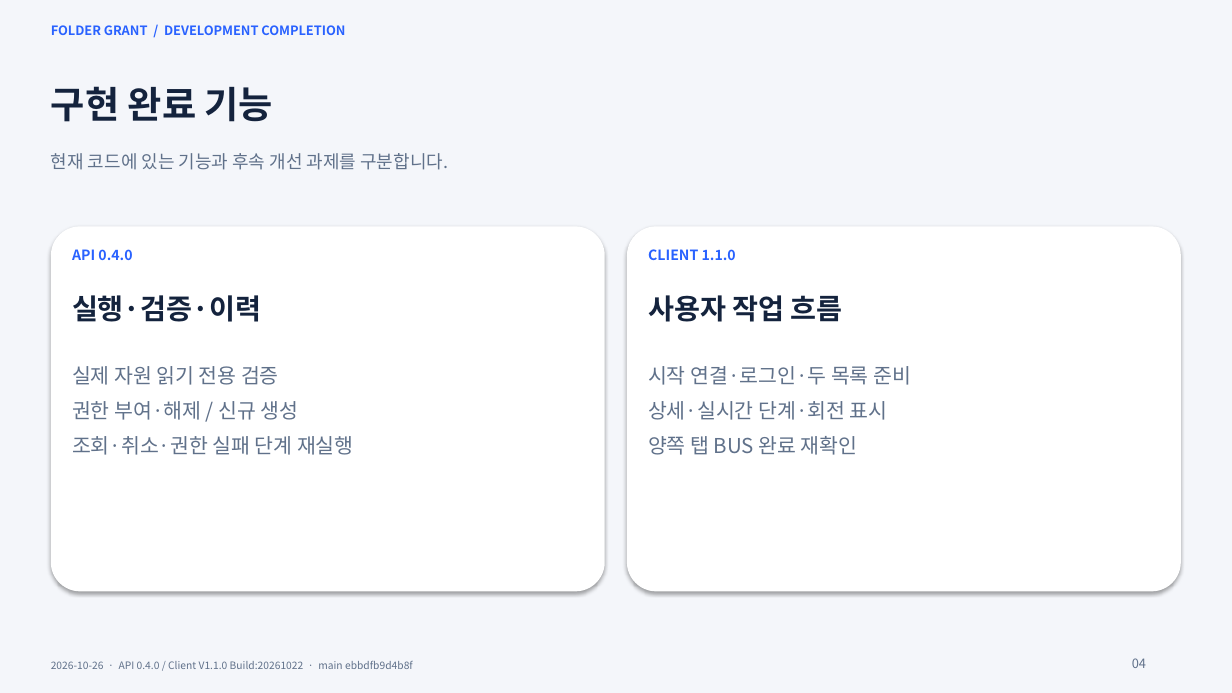
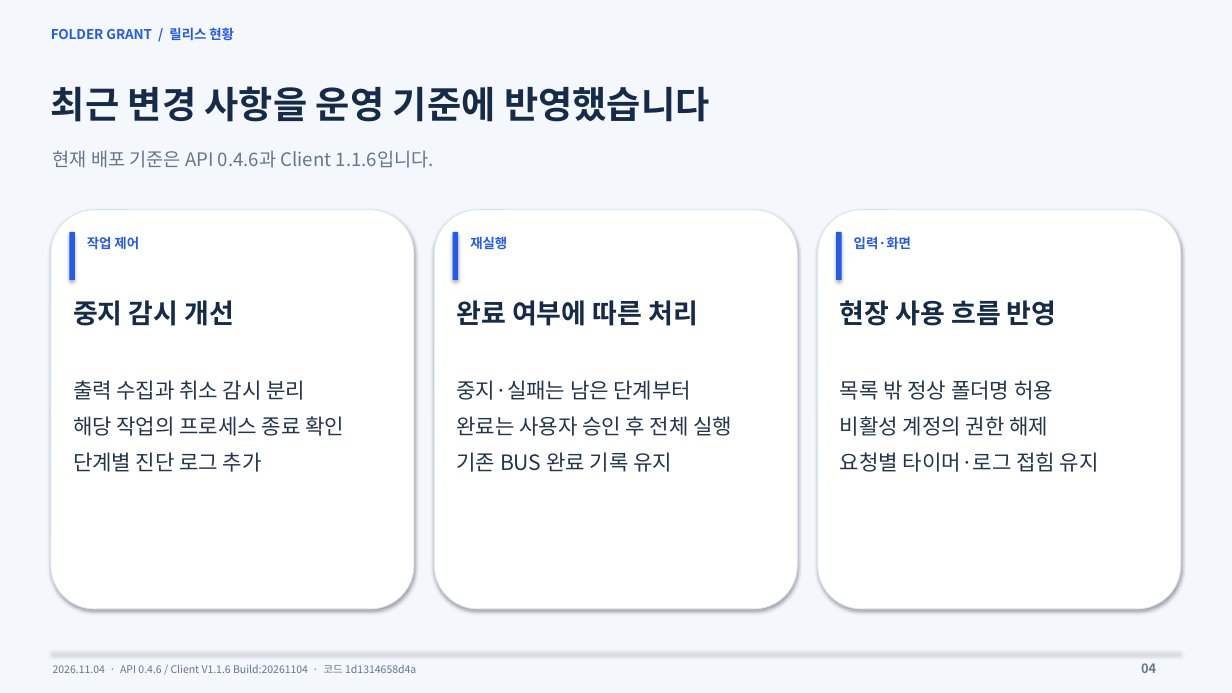
Before and after one commit to Corggi-Kim/Folder-Grant-Tool, a slide deck: slide 4 of docs/Folder_Grant_개발완료_보고서.pptx. Drawn at 1232x693 pixels with LibreOffice and Linux fonts; fonts in the diff are those of the drawing. Boxes give left, top, right and bottom in pixels: in the first picture for what was removed or moved away, otherwise in the second. Text is boxed around its words. In the diff, an @@ line names an element or a change of style, - is before the commit and + after.

Commit message:
Refresh maintenance manuals and development completion report

```diff
--- a/docs/Folder_Grant_개발완료_보고서.pptx
+++ b/docs/Folder_Grant_개발완료_보고서.pptx
@@ background #F4F6FA to #F4F7FB @@
@@ text at [51, 27, 234, 41]: text changed; size 10 to 10.5 pt; text colour #2962FF to #245BEA @@
-FOLDER GRANT / DEVELOPMENT COMPLETION
+FOLDER GRANT / 릴리스 현황
@@ text at [51, 86, 710, 122]: text changed; text colour #14233D to #162B49 @@
-구현 완료 기능
+최근 변경 사항을 운영 기준에 반영했습니다
@@ text at [53, 150, 434, 168]: text changed; size 14 to 14.5 pt; text colour #60718A to #66768C @@
-현재 코드에 있는 기능과 후속 개선 과제를 구분합니다.
+현재 배포 기준은 API 0.4.6과 Client 1.1.6입니다.
@@ rounded rectangle at [51, 210, 414, 609]: outline none to #DCE5F1 0.75 pt; proportions changed @@
@@ rounded rectangle: place and size @@
-rounded rectangle at [51, 226, 605, 592]
+rounded rectangle at [51, 210, 414, 609]
@@ rectangle added at [69, 232, 75, 280], fill #245BEA @@
@@ text added at [87, 236, 139, 250], 10.5 pt, text #245BEA, bold @@
+작업 제어
@@ rounded rectangle added at [434, 210, 798, 609], fill #FFFFFF, outline #DCE5F1 0.75 pt @@
@@ rectangle added at [453, 232, 458, 280], fill #245BEA @@
@@ text added at [470, 236, 507, 249], 10.5 pt, text #245BEA, bold @@
+재실행
@@ rounded rectangle: place and size @@
-rounded rectangle at [628, 226, 1182, 592]
+rounded rectangle at [818, 210, 1181, 609]
@@ rounded rectangle at [818, 210, 1181, 609]: outline none to #DCE5F1 0.75 pt; proportions changed @@
@@ rectangle added at [836, 232, 842, 280], fill #245BEA @@
@@ text added at [854, 236, 911, 250], 10.5 pt, text #245BEA, bold @@
+입력·화면
@@ text removed at [72, 249, 132, 260] @@
-API 0.4.0
@@ text removed at [648, 249, 736, 260] @@
-CLIENT 1.1.0
@@ text removed at [72, 295, 261, 322] @@
-실행·검증·이력
@@ text added at [73, 300, 234, 326], 21 pt, text #162B49, bold @@
+중지 감시 개선
@@ text added at [456, 300, 698, 326], 21 pt, text #162B49, bold @@
+완료 여부에 따른 처리
@@ text at [840, 300, 1057, 326]: text changed; size 22 to 21 pt; text colour #14233D to #162B49 @@
-사용자 작업 흐름
+현장 사용 흐름 반영
@@ text removed at [72, 366, 354, 455] @@
-실제 자원 읽기 전용 검증
-권한 부여·해제 / 신규 생성
-조회·취소·권한 실패 단계 재실행
@@ text added at [73, 380, 344, 472], 16.5 pt, text #24354D @@
+출력 수집과 취소 감시 분리
+해당 작업의 프로세스 종료 확인
+단계별 진단 로그 추가
@@ text added at [456, 380, 733, 472], 16.5 pt, text #24354D @@
+중지·실패는 남은 단계부터
+완료는 사용자 승인 후 전체 실행
+기존 BUS 완료 기록 유지
@@ text removed at [648, 366, 911, 455] @@
-시작 연결·로그인·두 목록 준비
-상세·실시간 단계·회전 표시
-양쪽 탭 BUS 완료 재확인
@@ text added at [840, 380, 1099, 472], 16.5 pt, text #24354D @@
+목록 밖 정상 폴더명 허용
+비활성 계정의 권한 해제
+요청별 타이머·로그 접힘 유지
@@ rectangle added at [51, 652, 1181, 653], fill #DCE5F1 @@
@@ text "04": place and size @@
-text "04" at [1132, 658, 1146, 668]
+text "04" at [1141, 663, 1156, 673]
@@ text "04" at [1141, 663, 1156, 673]: text colour #60718A to #66768C, bold on; line spacing 1 to 1.12; less space between paragraphs @@
@@ text at [53, 664, 416, 673]: text changed; size 8 to 8.2 pt; text colour #60718A to #66768C @@
-2026-10-26 · API 0.4.0 / Client V1.1.0 Build:20261022 · main ebbdfb9d4b8f
+2026.11.04 · API 0.4.6 / Client V1.1.6 Build:20261104 · 코드 1d1314658d4a
```
Also in this commit, not shown: 6 other slides changed, 11 slides added, 11 slides removed, 2 other files.
